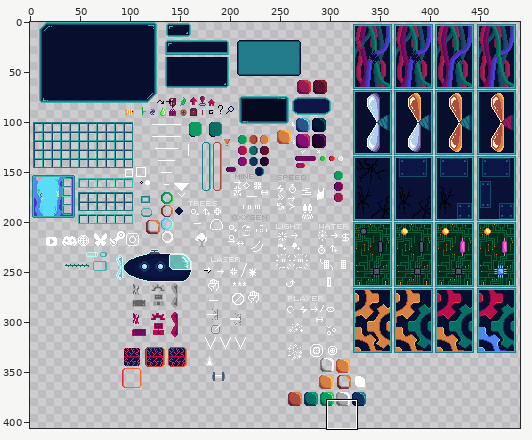
Two versions of one sprite sheet, Assets/Resources/Sprites/UISpriteSheet.png. Above: a wide view before the commit, with the close-up outlined.
Close-up. Before:
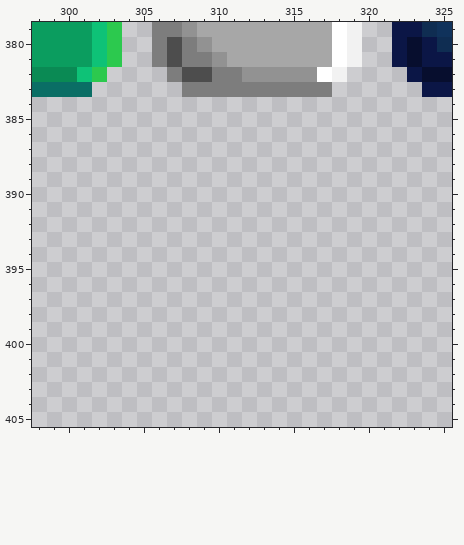
The file is 793x693 pixels. Colours within 5 levels of each other are drawn and written as one. Shown: x 298..325, y 379..405. The wide view leaves out empty margins.
Once edited:
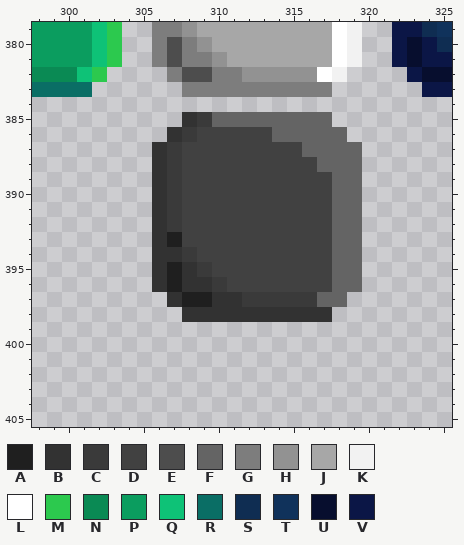
Palette (. is transparent): A #1f1f1f  B #323232  C #3a3a3a  D #414141  E #4d4d4d  F #646464  G #7d7d7d  H #929292  J #a7a7a7  K #f2f2f2  L #ffffff  M #2cc94e  N #0a8a54  P #0b9d5f  Q #0ec277  R #0a6e65  S #0f2d52  T #10325b  U #070e2e  V #0b1646
Difference:
{"y":385,"x":308,"old":"..........","new":"BCFFFFFFFF"}
{"y":386,"x":307,"old":"............","new":"BCDDDDDFFFFF"}
{"y":387,"x":306,"old":"..............","new":"BCDDDDDDDDFFFF"}
{"y":388,"x":306,"old":"..............","new":"BCDDDDDDDDDFFF"}
{"y":389,"x":306,"old":"..............","new":"BCDDDDDDDDDDFF"}
{"y":390,"x":306,"old":"..............","new":"BCDDDDDDDDDDFF"}
{"y":391,"x":306,"old":"..............","new":"BCDDDDDDDDDDFF"}
{"y":392,"x":306,"old":"..............","new":"BCDDDDDDDDDDFF"}
{"y":393,"x":306,"old":"..............","new":"BADDDDDDDDDDFF"}
{"y":394,"x":306,"old":"..............","new":"BBCDDDDDDDDDFF"}
{"y":395,"x":306,"old":"..............","new":"BABCDDDDDDDDFF"}
{"y":396,"x":306,"old":"..............","new":"BABBCDDDDDDDFF"}
{"y":397,"x":307,"old":"............","new":"BAABBCCCCCFF"}
{"y":398,"x":308,"old":"..........","new":"BBBBBBBBBB"}
{"label":"added","picture_box":[152,112,362,322]}
